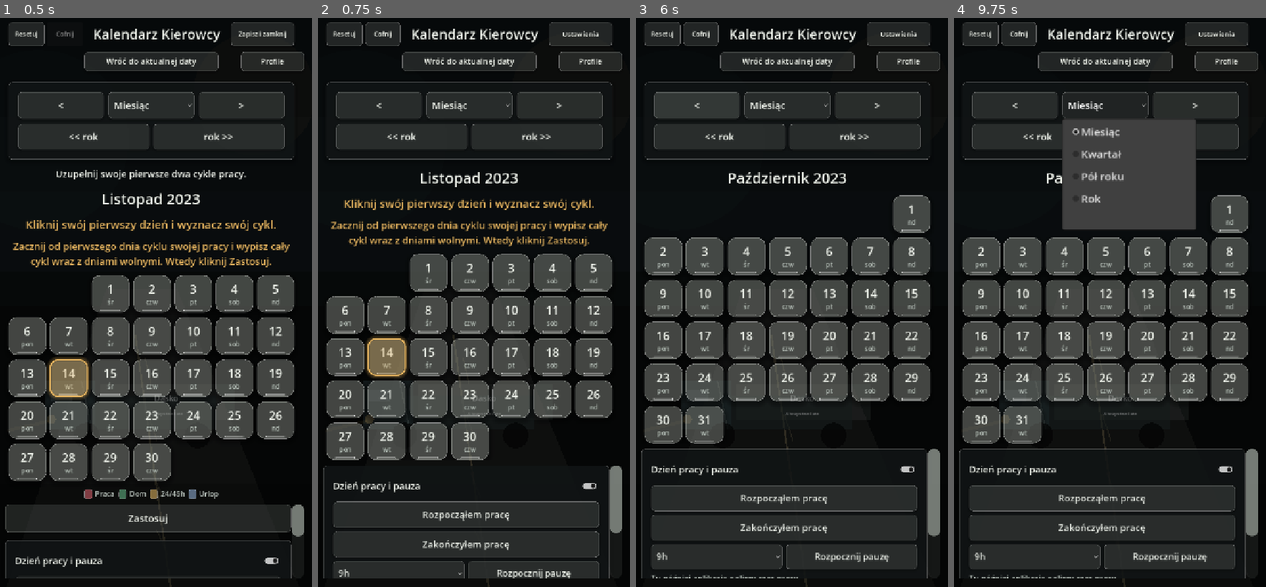
Above: before the commit, frames 1-4 (left to right).
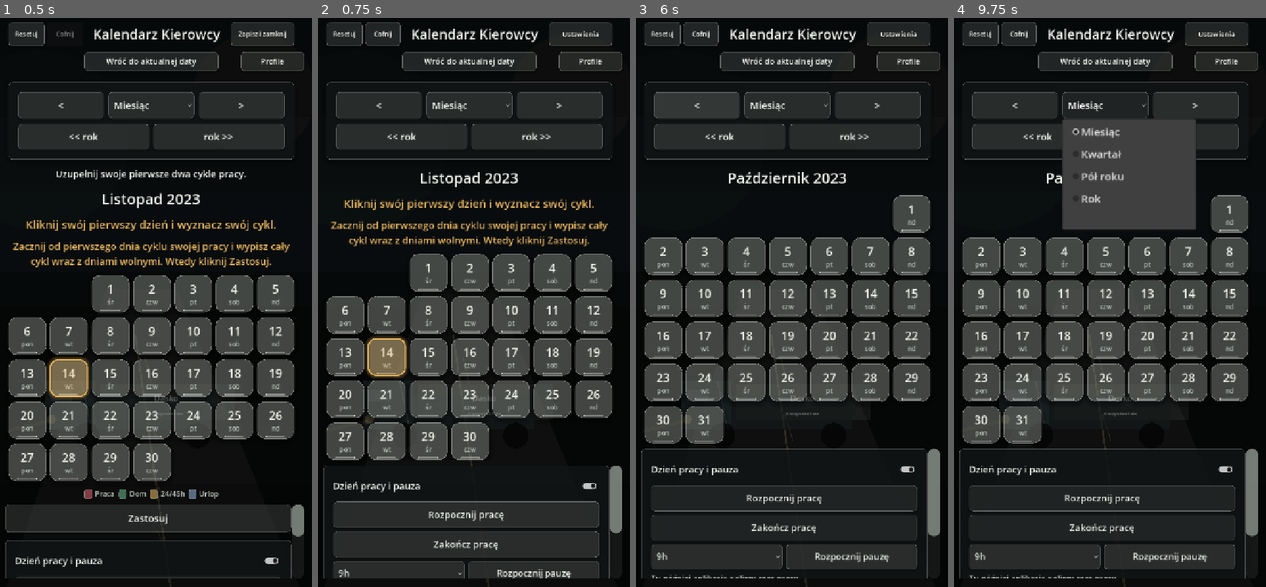
Above: after the commit, the same moments.

Repository: ElKlient/IDOL-Genesis
Game: Godot game, scene res://scenes/main.tscn
The game is run twice, just before and just after one commit, with the same random seed, the same clock (stepped at 60 frames per second) and the same inputs.
Inputs (mouse positions are in pixels of both pictures, inside the frame that each line leads up to):
- Up to frame 1 (0.5 s): no input
- Up to frame 2 (0.75 s): click "Zapisz i zamknij" at 0.5 s
- Up to frame 3 (6 s): click (782, 513) at 1.25 s, where only the run before the commit has a clickable "Rozpocząłem pracę"; click (782, 513) at 2 s, where only the run after the commit has a clickable "Rozpocznij pracę"; click (782, 541) at 2.75 s, where only the run before the commit has a clickable "Zakończyłem pracę"; click (782, 541) at 3.5 s, where only the run after the commit has a clickable "Zakończ pracę"; click "Cofnij" at 4.25 s; click "Ustawienia" at 5 s; click "<" at 5.75 s
- Up to frame 4 (9.75 s): click (1100, 495) at 6.5 s, where only the run before the commit has a clickable "Rozpocząłem pracę"; click (1100, 495) at 7.25 s, where only the run after the commit has a clickable "Rozpocznij pracę"; click (1100, 530) at 8 s, where only the run before the commit has a clickable "Zakończyłem pracę"; click (1100, 530) at 8.75 s, where only the run after the commit has a clickable "Zakończ pracę"; click "Miesiąc" at 9.5 s

Frame 1 is identical in both runs. In frame 2, 0.4% of the frame differs, in the area x 33-62%, y 86-94%; in frame 3, 0.4%; in frame 4, 0.4%.

Commit message:
Make work controls respond reliably

Diff:
--- a/scripts/main.gd
+++ b/scripts/main.gd
@@ -267,7 +267,7 @@
 	_remove_legacy_cycle_settings_menu()
 	var now_msec := int(Time.get_ticks_msec())
 	if now_msec >= work_timer_next_update_msec:
-		work_timer_next_update_msec = now_msec + 15000
+		work_timer_next_update_msec = now_msec + 1000
 		_update_work_timer()
 
 
@@ -1044,14 +1044,14 @@
 	day_tools_body.add_child(buttons)
 
 	var start_button := Button.new()
-	start_button.text = "Rozpocząłem pracę"
-	_connect_tap(start_button, Callable(self, "_on_start_work_pressed"))
+	start_button.text = "Rozpocznij pracę"
+	_connect_day_tool_tap(start_button, Callable(self, "_on_start_work_pressed"))
 	_prepare_control(start_button, 21, 58)
 	buttons.add_child(start_button)
 
 	var end_button := Button.new()
-	end_button.text = "Zakończyłem pracę"
-	_connect_tap(end_button, Callable(self, "_on_end_work_pressed"))
+	end_button.text = "Zakończ pracę"
+	_connect_day_tool_tap(end_button, Callable(self, "_on_end_work_pressed"))
 	_prepare_control(end_button, 21, 58)
 	buttons.add_child(end_button)
 
@@ -1073,7 +1073,7 @@
 	var pause_button := Button.new()
 	pause_button.text = "Rozpocznij pauzę"
 	pause_button.size_flags_horizontal = Control.SIZE_EXPAND_FILL
-	_connect_tap(pause_button, Callable(self, "_on_start_pause_pressed"))
+	_connect_day_tool_tap(pause_button, Callable(self, "_on_start_pause_pressed"))
 	_prepare_control(pause_button, 20, 56)
 	pause_row.add_child(pause_button)
 
@@ -1933,10 +1933,10 @@
 	var remaining_text := _format_duration(remaining_seconds)
 	var end_clock := _format_unix_clock(limit_end_unix)
 	work_timer_label.visible = true
-	work_timer_label.text = "zost. %s\nkoniec %s" % [remaining_text, end_clock]
+	work_timer_label.text = "Praca %s\nKoniec %s" % [remaining_text, end_clock]
 
 	if work_status_label != null:
-		work_status_label.text = "Start pracy: %s. Limit 15h kończy się: %s. Zostało: %s." % [
+		work_status_label.text = "Praca rozpoczęta: %s. Limit 15h kończy się: %s. Zostało: %s." % [
 			_format_unix_time(work_start_unix),
 			_format_unix_time(limit_end_unix),
 			remaining_text,
@@ -3064,6 +3064,62 @@
 			return
 		action.call()
 	)
+
+
+func _connect_day_tool_tap(button: BaseButton, action: Callable) -> void:
+	_register_scroll_safe_control(button)
+	button.mouse_filter = Control.MOUSE_FILTER_STOP
+	button.action_mode = BaseButton.ACTION_MODE_BUTTON_RELEASE
+	button.pressed.connect(func() -> void:
+		_run_day_tool_button_action(button, action)
+	)
+	button.gui_input.connect(_handle_day_tool_button_input.bind(button, action))
+
+
+func _handle_day_tool_button_input(event: InputEvent, button: BaseButton, action: Callable) -> void:
+	if event is InputEventScreenTouch:
+		var touch := event as InputEventScreenTouch
+		if touch.pressed:
+			_begin_navigation_button_tap(button, touch.position)
+		else:
+			_finish_day_tool_button_tap(button, action, touch.position)
+	elif event is InputEventMouseButton:
+		var mouse_button := event as InputEventMouseButton
+		if mouse_button.button_index != MOUSE_BUTTON_LEFT:
+			return
+		if mouse_button.pressed:
+			_begin_navigation_button_tap(button, mouse_button.position)
+		else:
+			_finish_day_tool_button_tap(button, action, mouse_button.position)
+	elif _event_is_drag_motion(event):
+		_cancel_navigation_button_tap_if_moved(button, _event_pointer_position(event))
+
+
+func _finish_day_tool_button_tap(button: BaseButton, action: Callable, position: Vector2) -> void:
+	var clean_tap := _navigation_button_tap_is_clean(button, position)
+	_clear_navigation_button_tap(button)
+	button.set_pressed_no_signal(false)
+	accept_event()
+
+	if not clean_tap:
+		get_viewport().set_input_as_handled()
+		return
+
+	get_viewport().set_input_as_handled()
+	_run_day_tool_button_action(button, action)
+
+
+func _run_day_tool_button_action(button: BaseButton, action: Callable) -> void:
+	if not is_instance_valid(button):
+		return
+
+	var now_msec := int(Time.get_ticks_msec())
+	var last_action_msec := int(button.get_meta("day_tool_action_msec", -10000))
+	if now_msec - last_action_msec >= 0 and now_msec - last_action_msec < 160:
+		return
+
+	button.set_meta("day_tool_action_msec", now_msec)
+	action.call()
 
 
 func _connect_navigation_tap(button: BaseButton, action: Callable) -> void:
